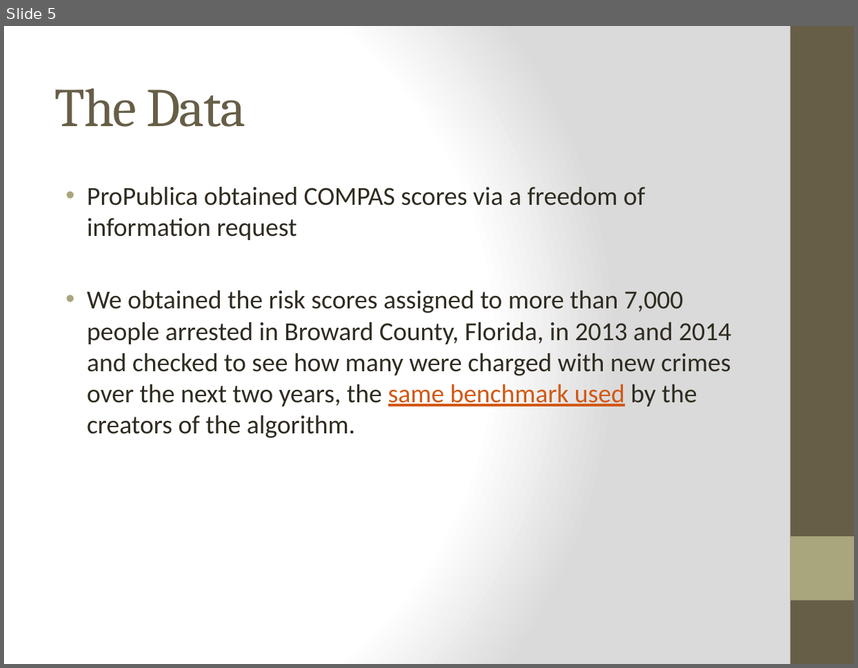
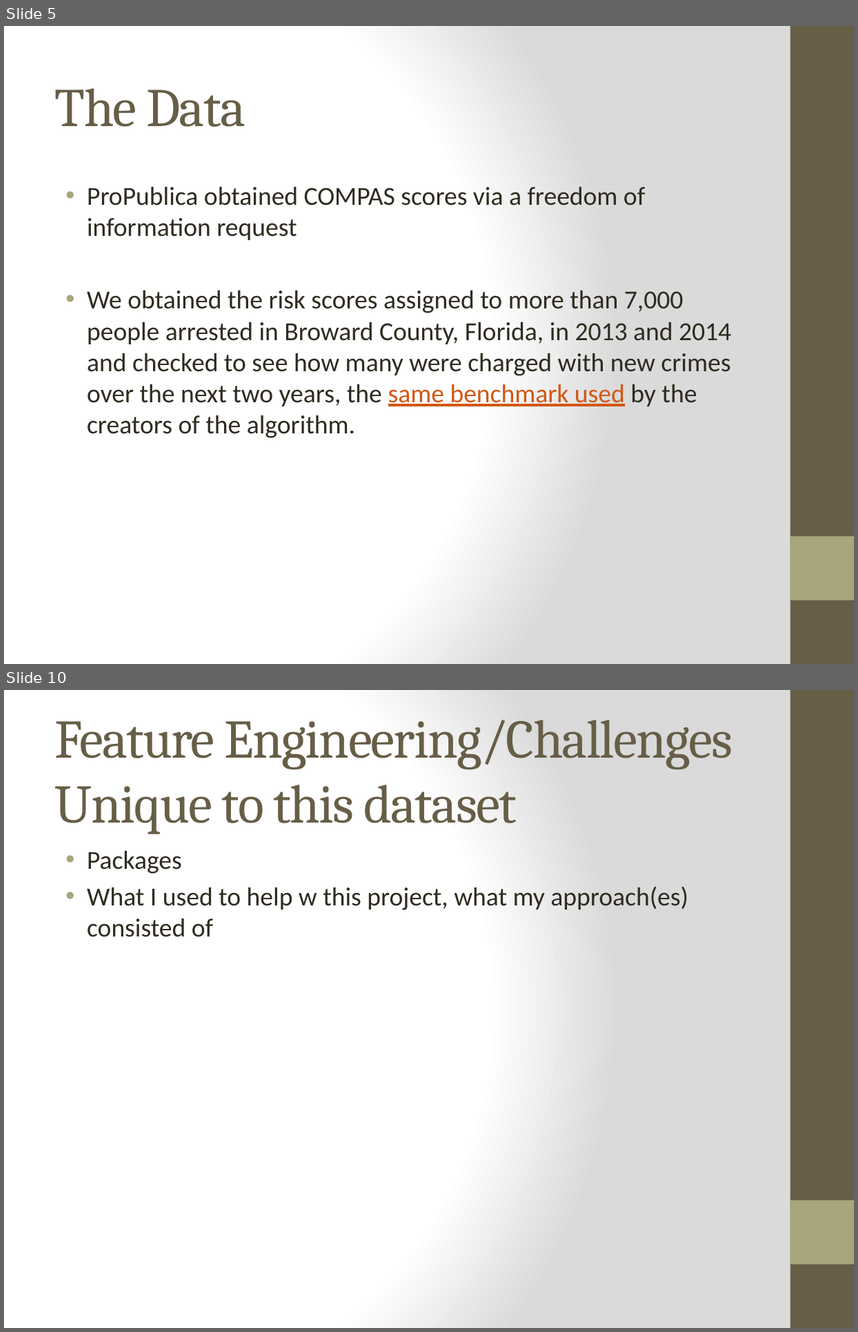
Before and after one commit to janeparkhere/springboard-exercises, a slide deck: Capstone.pptx. Shown one above the other, each under a label of ours: slide 5 before the commit, slides 5 and 10 after it; the slides between them are not shown. The pictures are 858x668 and 858x1332 pixels, drawn with LibreOffice and Linux fonts; fonts in the diff are those of the drawing. Boxes give left, top, right and bottom in pixels: in the first picture for what was removed or moved away, otherwise in the second. Text is boxed around its words. In the diff, an @@ line names an element or a change of style, - is before the commit and + after.

```diff
--- a/Capstone.pptx
+++ b/Capstone.pptx
@@ slide 10 added at <box>4,690,854,1328</box>, background gradient #FFFFFF to #DADADA; not listed: 2 template elements that a slide beside it also shows @@
@@ title added at <box>55,720,733,834</box>, 46 pt, text #675E47 @@
+Feature Engineering/Challenges Unique to this dataset
@@ text added at <box>87,851,688,937</box>, 22 pt, text #2F2B20 @@
+• Packages
+• What I used to help w this project, what my approach(es) consisted of
```
Also in this commit, not shown: 5 slides changed, 6 other slides added, 13 other files.
